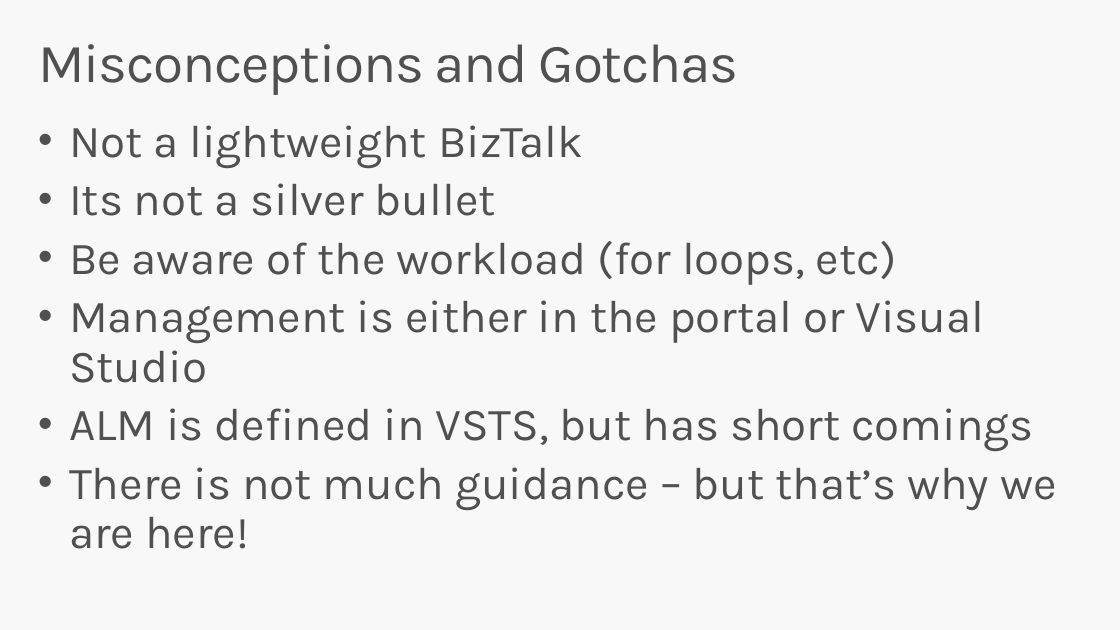
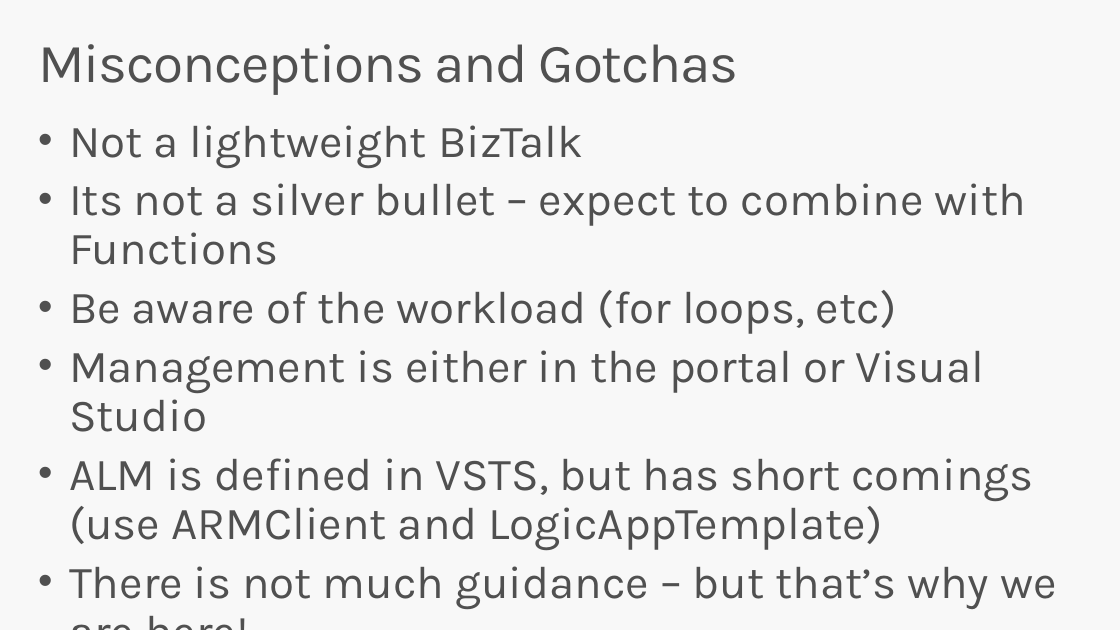
Before and after one commit to codingwithsasquatch/serverless_ninjas_workshop, a slide deck: slide 27 of 5-Logic_App_Overview/Serverless_Workshop-Logic_Apps_Overview.pptx (slide 21 before the commit). Drawn at 1120x630 pixels with LibreOffice and Linux fonts; fonts in the diff are those of the drawing. Boxes give left, top, right and bottom in pixels: in the first picture for what was removed or moved away, otherwise in the second. Text is boxed around its words. In the diff, an @@ line names an element or a change of style, - is before the commit and + after.

```diff
--- a/5-Logic_App_Overview/Serverless_Workshop-Logic_Apps_Overview.pptx
+++ b/5-Logic_App_Overview/Serverless_Workshop-Logic_Apps_Overview.pptx
@@ text at box(69, 183, 1027, 265): text changed @@
-• Its not a silver bullet
+• Its not a silver bullet – expect to combine with Functions
@@ text at box(69, 458, 1033, 550): text changed @@
-• ALM is defined in VSTS, but has short comings
+• ALM is defined in VSTS, but has short comings (use ARMClient and LogicAppTemplate)
```
Also in this commit, not shown: 7 other slides changed, 13 slides added, 6 slides removed, 2 other files.
